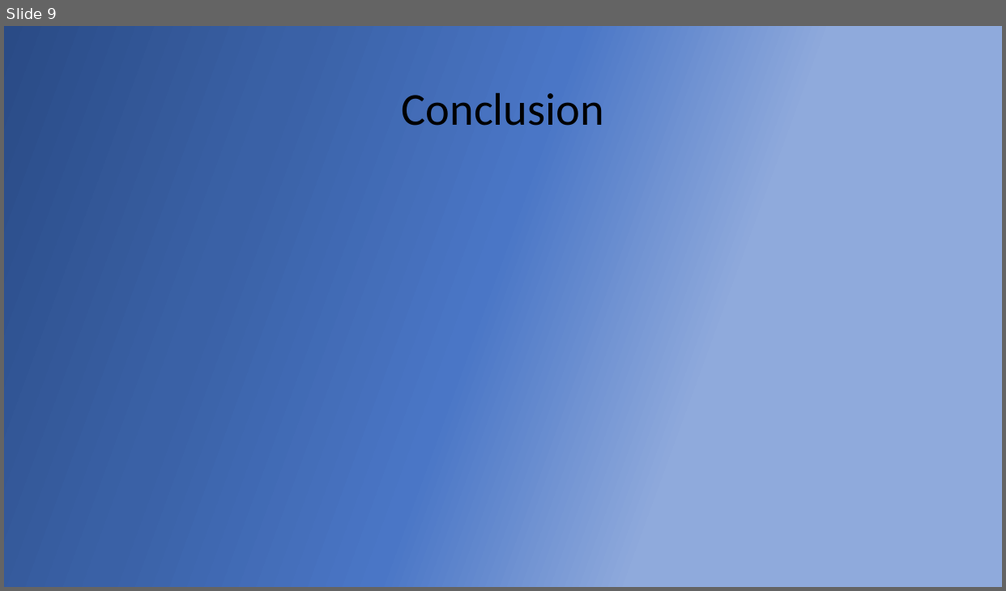
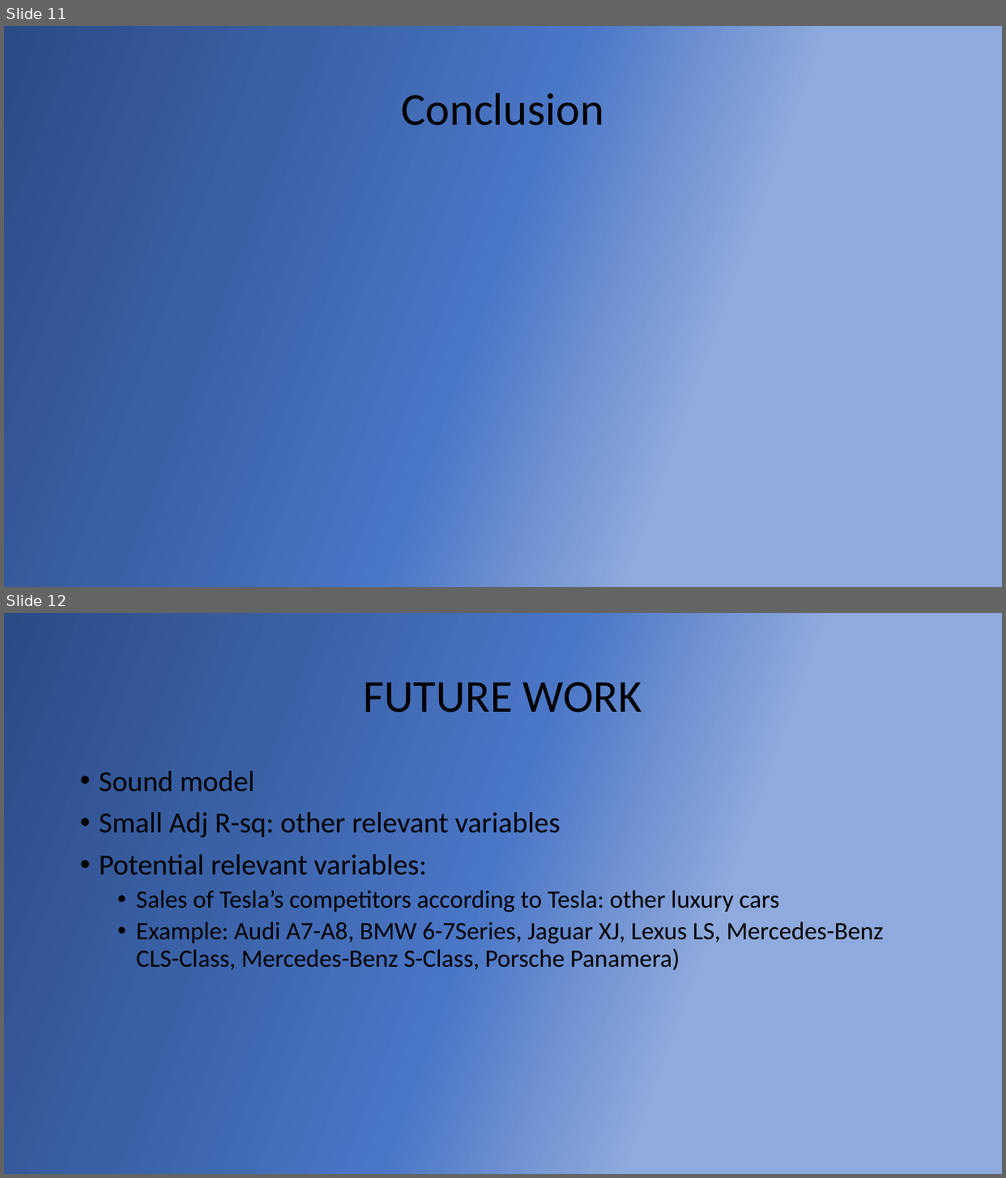
Before and after one commit to sonamgupta1105/Tesla_Analytics, a slide deck: finalPptTesla.pptx. Shown one above the other, each under a label of ours: slide 9 before the commit, slides 11 and 12 after it. The pictures are 1006x591 and 1006x1178 pixels, drawn with LibreOffice and Linux fonts; fonts in the diff are those of the drawing. Boxes give left, top, right and bottom in pixels: in the first picture for what was removed or moved away, otherwise in the second. Text is boxed around its words. In the diff, an @@ line names an element or a change of style, - is before the commit and + after.

```diff
--- a/finalPptTesla.pptx
+++ b/finalPptTesla.pptx
@@ slide 12 added at <box>4,613,1002,1174</box>, background gradient #2A4B86 to #3A61A6 to #4A76C6 to #8FAADC @@
@@ title added at <box>364,682,642,713</box>, 44 pt, text #000000 @@
+FUTURE WORK
@@ text added at <box>99,771,884,970</box>, 24 pt, text #000000 @@
+• Sound model
+• Small Adj R-sq: other relevant variables
+• Potential relevant variables:
+  • Sales of Tesla’s competitors according to Tesla: other luxury cars
+  • Example: Audi A7-A8, BMW 6-7Series, Jaguar XJ, Lexus LS, Mercedes-Benz CLS-Class, Mercedes-Benz S-Class, Porsche Panamera)
@@ what was slide 9 is now slide 11 @@
```
Also in this commit, not shown: 7 other slides added, 5 slides removed, 1 other file.
